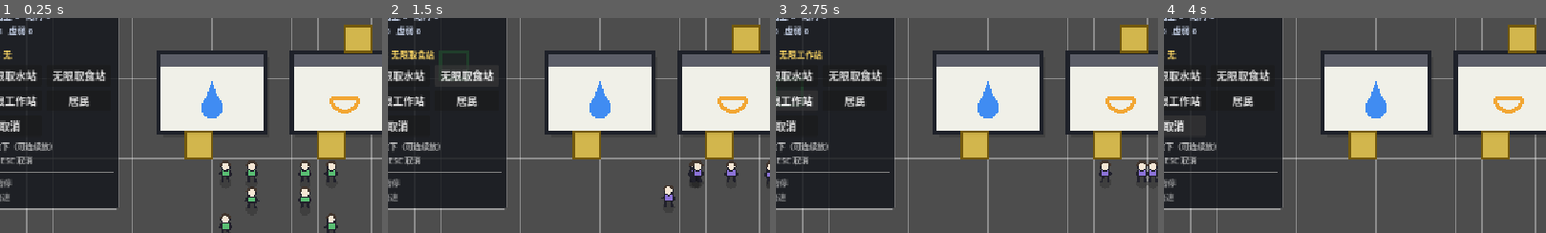
Above: before the commit, frames 1-4 (left to right).
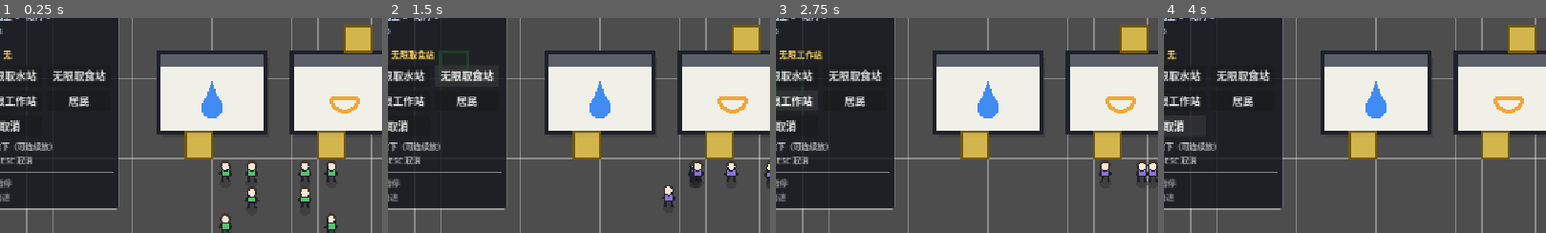
Above: after the commit, the same moments.

Repository: Boring-Coils/new-world
Game: Godot game, scene res://Scenes/TestScene.tscn
Same seed, same stepped clock (60 frames per second), same inputs: the game is played once before the commit and once after it.
Inputs:
- Up to frame 1 (0.25 s): no input
- Up to frame 2 (1.5 s): click "无限取水站" at 0.5 s; click "无限取食站" at 1.25 s
- Up to frame 3 (2.75 s): click "无限工作站" at 2 s
- Up to frame 4 (4 s): click "居民" at 2.75 s; click "取消" at 3.5 s
The pictures show only the part of the screen within x 5-55%, y 17-67%; the shares and areas given below are measured in that part.

The runs differ from the first frame. In frame 1, 0.2% of the frame differs, in the area x 2-9%, y 3-8%; in frame 2, 0.2%; in frame 3, 0.2%; in frame 4, 0.2%.

Commit message:
feat: 新增 buff 系统，虚弱状态改由 buff 管理
- BuffSystem 挂在 Human 场景下，按枚举映射表实例化/复用 buff 节点
- BuffBase 提供 apply/reapply/on_tick/on_remove 与倍率、行为闸门钩子
- 加三个测试 buff：疲劳（速度）、眩晕（禁工作）、口渴（每刻扣水）
- Human 不再自带 is_weak，虚弱的判断与效果交给 buff
- 居民统一用 Human.create() 创建，避免 Human.new() 建出没有子节点的居民

Diff:
--- a/Scenes/Human/Human.tscn
+++ b/Scenes/Human/Human.tscn
@@ -1,6 +1,10 @@
 [gd_scene format=3 uid="uid://ddist5l6hbkjy"]
 
 [ext_resource type="Script" uid="uid://gby7aaicdm6c" path="res://Scripts/Human/Human.gd" id="1_1mkh7"]
+[ext_resource type="Script" path="res://Scripts/Buff/BuffSystem.gd" id="2_bufsys"]
 
 [node name="HumanRoot" type="Node2D" unique_id=2135791647]
 script = ExtResource("1_1mkh7")
+
+[node name="BuffSystem" type="Node" parent="."]
+script = ExtResource("2_bufsys")
--- /dev/null
+++ b/Scripts/Buff/BuffBase.gd
@@ -0,0 +1,77 @@
+extends Node
+class_name BuffBase
+
+## 所有 buff 的基类。[br]
+## 新增一种 buff：继承本类 → 覆盖自己关心的钩子 → 在 [member BuffSystem.REGISTRY] 里登记脚本。[br]
+## [b]时长不归 buff 自己管[/b]：[member duration] 由 [BuffSystem] 每刻扣减，扣到 0 自动移除，[br]
+## 所以写 buff 的时候只关心「效果」和「到期时要不要收尾」，不用自己数刻。[br]
+## 所有影响居民的接口默认都是「不生效」：闸门返回 [code]true[/code]，倍率返回 [code]1.0[/code]。[br]
+## 只有确实要改的那一个才覆盖，这样 [BuffSystem] 汇总时不用按类型分支。
+
+## 这个 buff 的类型，由 [method setup] 写入
+var buff_type: GlobalEnum.BuffType = GlobalEnum.BuffType.FATIGUE
+
+## 挂在哪个居民身上，由 [method setup] 写入
+var human: Human = null
+
+## 剩余刻数。[br]
+## -1 表示永久 buff，不会被倒计时移除；[br]
+## 正数表示还能生效多少刻，每刻由 [BuffSystem] 扣 1。
+var duration: int = -1
+
+## 层数。重复添加时默认 +1，效果怎么随层数变化由各 buff 自己决定
+var stacks: int = 1
+
+
+## 由 [BuffSystem] 实例化后立刻调用，绑定类型和主人。[br]
+## 子类一般不用覆盖；要初始化自己的字段请覆盖 [method apply]。
+func setup(p_type: GlobalEnum.BuffType, p_human: Human) -> void:
+	buff_type = p_type
+	human = p_human
+	name = GlobalEnum.BuffType.keys()[p_type]
+
+
+## 第一次添加时调用，[param params] 是 [method BuffSystem.add_buff] 收到的参数字典。[br]
+## 时长要在这里写进 [member duration]，缺省值自己定；不写就是永久。
+func apply(_params: Dictionary) -> void:
+	pass
+
+
+## 已经存在时再次添加调用。[br]
+## 默认行为是「层数 +1，并且如果这次带了 duration 就把时长刷满」，[br]
+## 想让重复添加变成别的意思（比如只刷新时长、不叠层），覆盖它。
+func reapply(params: Dictionary) -> void:
+	stacks += 1
+	if params.has("duration"):
+		duration = int(params["duration"])
+
+
+## 每游戏刻调用一次。[br]
+## 需要按刻推进的状态放这里（持续掉血、读条、定期检查条件都算）。
+func on_tick() -> void:
+	pass
+
+
+## 移除前调用，用来收尾：把改过的状态复原、清掉目标、取消任务等
+func on_remove() -> void:
+	pass
+
+
+## 这个 buff 允不允许居民工作。默认允许，[BuffSystem] 把所有 buff 的结果取「与」
+func can_work() -> bool:
+	return true
+
+
+## 移动速度倍率。默认 1.0，[BuffSystem] 把所有 buff 的结果相乘
+func get_speed_multiplier() -> float:
+	return 1.0
+
+
+## 水 / 食物的消耗倍率。默认 1.0，[BuffSystem] 把所有 buff 的结果相乘
+func get_consume_multiplier() -> float:
+	return 1.0
+
+
+## 某类目标的决策权重倍率（0.0 = 完全不想去）。默认 1.0，[BuffSystem] 把所有 buff 的结果相乘
+func get_weight_multiplier(_goal: int) -> float:
+	return 1.0
--- /dev/null
+++ b/Scripts/Buff/BuffSystem.gd
@@ -0,0 +1,137 @@
+extends Node
+class_name BuffSystem
+
+## 每个居民身上挂一个，负责 buff 的「增删查」和「汇总」。[br]
+## 它自己不知道任何 buff 的具体逻辑：类型 → 脚本的对应关系全在 [member REGISTRY] 里，[br]
+## 效果一律问各个 buff，本类只做三件事：[br]
+## - 添加：没有就实例化，有就交给那个 buff 自己决定怎么叠（[method BuffBase.reapply]）[br]
+## - 倒计时：每刻扣 [member BuffBase.duration]，扣到 0 自动移除[br]
+## - 汇总：闸门取「与」、倍率相乘，供 [Human] 直接读[br]
+## 本节点必须是 [Human] 的直接子节点——[method add_buff] 靠 [method Node.get_parent] 找主人。
+
+## 类型 → buff 脚本的映射表。[br]
+## 新增 buff 时在这里加一行，脚本要求 [code]extends BuffBase[/code]。[br]
+## 映射不到会直接 push_error，不会静默失败（否则加了 buff 没效果最难查）。
+const REGISTRY: Dictionary = {
+	GlobalEnum.BuffType.FATIGUE: preload("res://Scripts/Buff/Types/Fatigue.gd"),
+	GlobalEnum.BuffType.STUN: preload("res://Scripts/Buff/Types/Stun.gd"),
+	GlobalEnum.BuffType.THIRST: preload("res://Scripts/Buff/Types/Thirst.gd"),
+}
+
+## 当前挂着的 buff，顺序就是添加顺序（同顺序参与每刻结算）
+var buffs: Array[BuffBase] = []
+
+
+## 添加一个 buff。[br]
+## [param params] 是可选的参数字典，键名由各个 buff 自己约定，[br]
+## 例如疲劳认 [code]duration[/code] / [code]intensity[/code]。[br]
+## 返回实际生效的那个 buff 节点：新建的和复用的都是它，方便测试时直接读状态。
+func add_buff(type: GlobalEnum.BuffType, params: Dictionary = {}) -> BuffBase:
+	var exist := get_buff(type)
+	if exist != null:
+		exist.reapply(params)
+		return exist
+
+	var script: Script = REGISTRY.get(type)
+	if script == null:
+		push_error("[BuffSystem] 没有登记 %s 的脚本，检查 GlobalEnum.BuffType 和 REGISTRY" % type)
+		return null
+
+	var buff := script.new() as BuffBase
+	if buff == null:
+		push_error("[BuffSystem] %s 的脚本没有 extends BuffBase" % type)
+		return null
+
+	var host := get_parent()
+	if not host is Human:
+		push_error("[BuffSystem] 父节点不是 Human，buff 没有效果")
+		buff.free()
+		return null
+
+	buff.setup(type, host)
+	add_child(buff)
+	buff.apply(params)
+	buffs.append(buff)
+	return buff
+
+
+## 移除一个 buff（不存在的类型直接忽略，不报错）
+func remove_buff(type: GlobalEnum.BuffType) -> void:
+	var buff := get_buff(type)
+	if buff == null:
+		return
+	buff.on_remove()
+	buffs.erase(buff)
+	buff.queue_free()
+
+
+## 清空所有 buff（换地图、重置居民时用）
+func clear_all() -> void:
+	for buff in buffs.duplicate():
+		remove_buff(buff.buff_type)
+
+
+## 有没有这个 buff
+func has_buff(type: GlobalEnum.BuffType) -> bool:
+	return get_buff(type) != null
+
+
+## 取出这个 buff，没有返回 null
+func get_buff(type: GlobalEnum.BuffType) -> BuffBase:
+	for buff in buffs:
+		if is_instance_valid(buff) and buff.buff_type == type:
+			return buff
+	return null
+
+
+## 每游戏刻由 [Human.on_tick] 调用：[br]
+## 先让每个 buff 自己推进一刻，再扣时长，扣到 0 的在这一刻结束后移除。[br]
+## 先 on_tick 再扣时长，是为了让 [code]duration = 30[/code] 的 buff 正好生效 30 刻，不多不少。
+func on_tick() -> void:
+	var expired: Array[BuffBase] = []
+	for buff in buffs:
+		if not is_instance_valid(buff):
+			continue
+		buff.on_tick()
+		if buff.duration > 0:
+			buff.duration -= 1
+			if buff.duration <= 0:
+				expired.append(buff)
+	for buff in expired:
+		print("[BUFF] %s 的 %s 到期" % [get_parent().name, GlobalEnum.BuffType.keys()[buff.buff_type]])
+		remove_buff(buff.buff_type)
+
+
+## 汇总：只要有一个 buff 说不能工作，就是不能工作
+func can_work() -> bool:
+	for buff in buffs:
+		if is_instance_valid(buff) and not buff.can_work():
+			return false
+	return true
+
+
+## 汇总：所有 buff 的速度倍率相乘
+func get_speed_multiplier() -> float:
+	var result := 1.0
+	for buff in buffs:
+		if is_instance_valid(buff):
+			result *= buff.get_speed_multiplier()
+	return result
+
+
+## 汇总：所有 buff 的消耗倍率相乘
+func get_consume_multiplier() -> float:
+	var result := 1.0
+	for buff in buffs:
+		if is_instance_valid(buff):
+			result *= buff.get_consume_multiplier()
+	return result
+
+
+## 汇总：所有 buff 对这类目标的权重倍率相乘
+func get_weight_multiplier(goal: int) -> float:
+	var result := 1.0
+	for buff in buffs:
+		if is_instance_valid(buff):
+			result *= buff.get_weight_multiplier(goal)
+	return result
--- /dev/null
+++ b/Scripts/Buff/Types/Fatigue.gd
@@ -0,0 +1,36 @@
+extends BuffBase
+class_name Fatigue
+
+## 疲劳：走得慢。[br]
+## 参数：[br]
+## - [code]duration[/code]：持续多少刻，缺省 [constant DEFAULT_DURATION][br]
+## - [code]intensity[/code]：每层减速比例，0.3 就是每层慢 30%，缺省 [constant DEFAULT_INTENSITY][br]
+## 可以叠加：两层 0.5 的疲劳 = 速度 ×0.0，会被 [constant MIN_SPEED_MULTIPLIER] 兜住，不至于原地卡死。
+
+## 没传 duration 时的持续刻数
+const DEFAULT_DURATION: int = 60
+
+## 没传 intensity 时每层的减速比例
+const DEFAULT_INTENSITY: float = 0.3
+
+## 速度倍率的保底值，避免叠太多层后完全走不动
+const MIN_SPEED_MULTIPLIER: float = 0.1
+
+## 每层减速比例
+var intensity: float = DEFAULT_INTENSITY
+
+
+func apply(params: Dictionary) -> void:
+	duration = int(params.get("duration", DEFAULT_DURATION))
+	intensity = clampf(float(params.get("intensity", DEFAULT_INTENSITY)), 0.0, 1.0)
+
+
+func reapply(params: Dictionary) -> void:
+	super.reapply(params)
+	# 重复添加时强度取更高的那个：累加太容易叠成 0，反而不如「取最强」直观
+	if params.has("intensity"):
+		intensity = maxf(intensity, clampf(float(params["intensity"]), 0.0, 1.0))
+
+
+func get_speed_multiplier() -> float:
+	return maxf(1.0 - intensity * float(stacks), MIN_SPEED_MULTIPLIER)
--- /dev/null
+++ b/Scripts/Buff/Types/Stun.gd
@@ -0,0 +1,40 @@
+extends BuffBase
+class_name Stun
+
+## 眩晕：不能工作，而且走得慢。[br]
+## 用来验证「行为闸门」这条链路：buff 不改居民的字段，只让 [method BuffBase.can_work] 返回 false，[br]
+## [Human] 决策时就用不到工作这个目标。[br]
+## 参数：[br]
+## - [code]duration[/code]：持续多少刻，缺省 [constant DEFAULT_DURATION][br]
+## - [code]slow[/code]：每层减速比例，缺省 [constant DEFAULT_SLOW]
+
+## 没传 duration 时的持续刻数
+const DEFAULT_DURATION: int = 30
+
+## 没传 slow 时每层的减速比例
+const DEFAULT_SLOW: float = 0.5
+
+## 速度倍率的保底值
+const MIN_SPEED_MULTIPLIER: float = 0.1
+
+## 每层减速比例
+var slow: float = DEFAULT_SLOW
+
+
+func apply(params: Dictionary) -> void:
+	duration = int(params.get("duration", DEFAULT_DURATION))
+	slow = clampf(float(params.get("slow", DEFAULT_SLOW)), 0.0, 1.0)
+
+
+func reapply(params: Dictionary) -> void:
+	super.reapply(params)
+	if params.has("slow"):
+		slow = maxf(slow, clampf(float(params["slow"]), 0.0, 1.0))
+
+
+func can_work() -> bool:
+	return false
+
+
+func get_speed_multiplier() -> float:
+	return maxf(1.0 - slow * float(stacks), MIN_SPEED_MULTIPLIER)
--- /dev/null
+++ b/Scripts/Buff/Types/Thirst.gd
@@ -0,0 +1,33 @@
+extends BuffBase
+class_name Thirst
+
+## 口渴：每刻额外扣水。用来验证 [method BuffBase.on_tick] 这条链路——[br]
+## 它不改任何倍率，纯粹靠在每刻多扣一点水来起作用。[br]
+## 参数：[br]
+## - [code]duration[/code]：持续多少刻，缺省 [constant DEFAULT_DURATION][br]
+## - [code]drain[/code]：每层每刻额外扣多少毫升，缺省 [constant DEFAULT_DRAIN]
+
+## 没传 duration 时的持续刻数
+const DEFAULT_DURATION: int = 40
+
+## 没传 drain 时每层每刻扣多少毫升
+const DEFAULT_DRAIN: float = 5.0
+
+## 每层每刻额外扣多少毫升
+var drain: float = DEFAULT_DRAIN
+
+## 这个 buff 累计扣掉了多少水（测试用，方便核对 on_tick 到底跑了几次）
+var drained_total: float = 0.0
+
+
+func apply(params: Dictionary) -> void:
+	duration = int(params.get("duration", DEFAULT_DURATION))
+	drain = float(params.get("drain", DEFAULT_DRAIN))
+
+
+func on_tick() -> void:
+	if human == null:
+		return
+	var amount := drain * float(stacks)
+	human.water -= amount
+	drained_total += amount
--- a/Scripts/Debug/PlacementController.gd
+++ b/Scripts/Debug/PlacementController.gd
@@ -174,7 +174,7 @@
 			notice.emit("这一格已经站了一个人了")
 			return false
 
-	var human := Human.new()
+	var human := Human.create()
 	human.name = "居民%d" % (TickManager.humans.size() + 1)
 	human.position = world.cell_to_world(cell)
 
--- a/Scripts/Enum/GlobalEnum.gd
+++ b/Scripts/Enum/GlobalEnum.gd
@@ -13,3 +13,12 @@
 	FOOD,## 取食站
 	WORK,## 工作站
 }
+
+## buff 类型。[br]
+## 新增一种 buff 要在这里加一项，再到 [member BuffSystem.REGISTRY] 里登记它的脚本，[br]
+## 漏了任何一处，[method BuffSystem.add_buff] 都会报「没有登记」。
+enum BuffType{
+	FATIGUE,## 疲劳：移动变慢，可叠加
+	STUN,## 眩晕：不能工作，移动变慢
+	THIRST,## 口渴：每刻额外扣水
+}
--- a/Scripts/Human/Human.gd
+++ b/Scripts/Human/Human.gd
@@ -9,7 +9,8 @@
 ## - 已经在去水 / 去食物的路上（移动或等待中）时，不改变目标[br]
 ## 权重用「还剩多少刻」而不是「还剩多少毫升」来算，这样儿童（日耗小）和成人[br]
 ## 会在各自「还剩同样久」的时候动身，不会因为总量一样就一起跑水站。[br]
-## 水或食物掉到 0 以下会进入虚弱状态，暂时只会停在原地。
+## 水或食物掉到 0 以下本身不会立刻发生什么——虚弱、受伤这类状态统一由 [BuffSystem] 管理，[br]
+## 本类只管「怎么走、怎么消耗、怎么决策」，具体状态效果一律问 [member buff_system]。
 
 ## 居民想干什么
 enum Goal {
@@ -83,8 +84,8 @@
 ## 还要在这个出入口等几刻
 var wait_left: int = 0
 
-## 是否虚弱
-var is_weak: bool = false
+## 挂在身上的状态效果，子节点，见 [BuffSystem]
+@onready var buff_system: BuffSystem = $BuffSystem
 
 ## 是否正在「被新建筑挤出来」，这段时间不做新决策
 var _is_relocating: bool = false
@@ -97,6 +98,13 @@
 
 ## 随机速度偏移（0.9~1.1），用于模拟不同居民的速度差异
 var _random_speed_offset: float = 1.0
+
+
+## 创建一个居民节点。[br]
+## 居民身上的子节点（比如 [BuffSystem]）都写在 Human.tscn 里，所以别直接 [code]Human.new()[/code]——[br]
+## 那样建出来的节点没有子节点，[member buff_system] 会是 null（踩过一次）。
+static func create() -> Human:
+	return load("res://Scenes/Human/Human.tscn").instantiate() as Human
 
 
 func _ready() -> void:
@@ -114,10 +122,18 @@
 func on_tick() -> void:
 	_tick_count += 1
 
+	# buff 先结算：它在这一刻造成的影响（额外掉水、状态推进）要在下面扣消耗和做决策之前生效
+	buff_system.on_tick()
+
+	# 正在上班 / 去上班的路上被 buff 禁了工作（比如刚眩晕）：立刻停下。
+	# 不能等到下一次决策——那要最多 DECISION_INTERVAL 刻，人会照常上完这一趟班
+	if goal == Goal.WORK and not buff_system.can_work():
+		if phase == Phase.INSIDE_WORK and target is WorkStation:
+			target.leave(self)
+			show()
+		_go_idle()
+
 	_consume()
-
-	if is_weak:
-		return
 
 	# 每个人的决策时刻错开：错相位后依然是每 5 刻一次
 	if (_tick_count + _decision_offset) % DECISION_INTERVAL == 0:
@@ -134,20 +150,11 @@
 # 消耗
 # ---------------------------------------------------------------------------
 
-## 每刻扣水扣食物
+## 每刻扣水扣食物，倍率由 buff 汇总（比如口渴会让水掉得更快）
 func _consume() -> void:
-	water -= get_daily_water() / float(TickManager.TICKS_PER_DAY)
-	food -= get_daily_food() / float(TickManager.TICKS_PER_DAY)
-
-	if not is_weak and (water < 0.0 or food < 0.0):
-		is_weak = true
-		goal = Goal.NONE
-		phase = Phase.IDLE
-		path.clear()
-		target = null
-		show()
-		push_warning("%s 进入虚弱状态（水 %.1f / 食物 %.1f）" % [name, water, food])
-		queue_redraw()
+	var consume_scale := buff_system.get_consume_multiplier()
+	water -= get_daily_water() / float(TickManager.TICKS_PER_DAY) * consume_scale
+	food -= get_daily_food() / float(TickManager.TICKS_PER_DAY) * consume_scale
 
 
 ## 每日耗水量（ml）
@@ -181,7 +188,7 @@
 			scale = CHILD_SPEED_SCALE
 		GlobalEnum.AgeStatus.OLD:
 			scale = OLD_SPEED_SCALE
-	return (WALK_CELLS_PER_DAY * scale / float(TickManager.TICKS_PER_DAY)) * _random_speed_offset
+	return (WALK_CELLS_PER_DAY * scale / float(TickManager.TICKS_PER_DAY)) * _random_speed_offset * buff_system.get_speed_multiplier()
 
 
 ## 按当前的消耗速度，这些水还能撑多少刻
@@ -200,9 +207,6 @@
 
 ## 比较三个权重，决定接下来干什么
 func _decide() -> void:
-	if is_weak:
-		return
-
 	# 正在被新建筑挤出来，先把路走完
 	if _is_relocating:
 		return
@@ -211,21 +215,32 @@
 	if goal in [Goal.WATER, Goal.FOOD] and phase in [Phase.MOVING, Phase.WAITING]:
 		return
 
-	# 权重 = (提前量刻数 × 工作权重) ÷ 还能撑几刻
+	# 权重 = (提前量刻数 × 工作权重) ÷ 还能撑几刻，最后再乘 buff 给的倍率
 	var urgent_ticks := URGENT_GAME_SECONDS / TickManager.GAME_SECONDS_PER_TICK
 	var weight_scale := urgent_ticks * WORK_WEIGHT
-	var water_weight := weight_scale / maxf(get_water_ticks_left(), 1.0)
-	var food_weight := weight_scale / maxf(get_food_ticks_left(), 1.0)
-
-	# 平手时优先级：水 > 食物 > 工作
-	var best_goal: Goal = Goal.WORK
-	var best_weight := WORK_WEIGHT
+	var water_weight := weight_scale / maxf(get_water_ticks_left(), 1.0) * buff_system.get_weight_multiplier(Goal.WATER)
+	var food_weight := weight_scale / maxf(get_food_ticks_left(), 1.0) * buff_system.get_weight_multiplier(Goal.FOOD)
+
+	# 平手时优先级：水 > 食物 > 工作；被 buff 禁掉的工作直接不参加比较
+	var best_goal: Goal = Goal.NONE
+	var best_weight := 0.0
+	if buff_system.can_work():
+		var work_weight := WORK_WEIGHT * buff_system.get_weight_multiplier(Goal.WORK)
+		if work_weight > best_weight:
+			best_weight = work_weight
+			best_goal = Goal.WORK
 	if water_weight > best_weight:
 		best_weight = water_weight
 		best_goal = Goal.WATER
 	if food_weight > best_weight:
 		best_goal = Goal.FOOD
 
+	# 一个都不想干（比如被 buff 全禁了）：原地待着，别硬塞一个目标
+	if best_goal == Goal.NONE:
+		if goal != Goal.NONE:
+			_go_idle()
+		return
+
 	if best_goal == goal:
 		return
 
@@ -234,6 +249,11 @@
 
 ## 开始执行新目标
 func _start_goal(new_goal: Goal) -> void:
+	# 被 buff 禁掉的目标不发车（决策那边已经跳过，这里兜底，防止别处直接调进来）
+	if new_goal == Goal.WORK and not buff_system.can_work():
+		_go_idle()
+		return
+
 	var type: GlobalEnum.BuildingType
 	match new_goal:
 		Goal.WATER:
@@ -328,8 +348,7 @@
 		position = world.cell_to_world(target_cell)
 		_is_relocating = false
 		_go_idle()
-		if not is_weak:
-			_decide()
+		_decide()
 		return
 
 	goal = Goal.NONE
@@ -377,8 +396,7 @@
 		phase = Phase.IDLE
 		goal = Goal.NONE
 		queue_redraw()
-		if not is_weak:
-			_decide()
+		_decide()
 		return
 
 	phase = Phase.WAITING
@@ -418,8 +436,7 @@
 	# 补给完了，马上重新决策一次，不干等下一个 5 刻
 	target = null
 	_go_idle()
-	if not is_weak:
-		_decide()
+	_decide()
 
 
 # ---------------------------------------------------------------------------
@@ -452,8 +469,6 @@
 
 ## 衣服颜色 = 当前状态
 func _get_outfit_color() -> Color:
-	if is_weak:
-		return Color(0.45, 0.45, 0.45)  # 虚弱：灰
 	match goal:
 		Goal.WATER:
 			return Color(0.30, 0.65, 0.95)  # 去取水：蓝
--- a/Scripts/TestScene.gd
+++ b/Scripts/TestScene.gd
@@ -35,6 +35,23 @@
 
 ## 调试用：启动后自动放一套建筑和居民，验证放置链路
 var _autoplace: bool = false
+
+## 调试用：buff 自检，跑到几个固定刻数时加 buff 并打印期望值对照（--bufftest）
+var _bufftest: bool = false
+
+## 调试用：buff 自检的阶段性标记
+var _buff_applied: bool = false
+var _buff_expiry_checked: bool = false
+var _buff_final_checked: bool = false
+
+## 调试用：口渴 buff 的引用，用来在它被移除后还能读到累积扣水量
+var _thirst_buff: Thirst = null
+
+## 调试用：口渴 buff 最后一次读到的累计扣水量
+var _thirst_total: float = 0.0
+
+## 调试用：眩晕期间有没有人还跑去上班（应该始终 false）
+var _buff_stun_violation: bool = false
 
 
 func _ready() -> void:
@@ -96,7 +113,7 @@
 	var used_cells: Array[Vector2i] = []
 
 	for i in range(HUMAN_COUNT):
-		var human := Human.new()
+		var human := Human.create()
 		human.name = "居民%d" % (i + 1)
 
 		# 一人一格，避免两个人叠在同一个位置（画面上会「少人」）
@@ -152,6 +169,8 @@
 			_shot_path = arg.trim_prefix("--shot=")
 		elif arg == "--autoplace":
 			_autoplace = true
+		elif arg == "--bufftest":
+			_bufftest = true
 		elif arg.begins_with("--ghost="):
 			# 调试用：把放置预览钉在某一格，方便截图（参数形如 --ghost=477,500）
 			var parts := arg.trim_prefix("--ghost=").split(",")
@@ -215,7 +234,6 @@
 
 	var day := TickManager.get_day()
 	var tick := TickManager.get_tick_of_day()
-	var weak := 0
 	var at_water := 0
 	var at_food := 0
 	var going_work := 0
@@ -225,9 +243,7 @@
 	for h in TickManager.humans:
 		if not is_instance_valid(h):
 			continue
-		if h.is_weak:
-			weak += 1
-		elif h.phase == Human.Phase.INSIDE_WORK:
+		if h.phase == Human.Phase.INSIDE_WORK:
 			# 已经进门了，模型是隐藏的，单独列出来
 			inside_work += 1
 		elif h.goal == Human.Goal.WATER:
@@ -239,11 +255,13 @@
 		else:
 			idle += 1
 
-	_debug_ui.set_stats("第 %d 天 第 %d 刻\n取水 %d   取食 %d\n上班路上 %d   站内 %d\n空闲 %d   虚弱 %d" % [
-		day, tick, at_water, at_food, going_work, inside_work, idle, weak
+	_debug_ui.set_stats("第 %d 天 第 %d 刻\n取水 %d   取食 %d\n上班路上 %d   站内 %d\n空闲 %d" % [
+		day, tick, at_water, at_food, going_work, inside_work, idle
 	])
 
 	# 调试模式：定期打印一份，跑满 _max_ticks 刻就退出
+	_run_buff_test()
+
 	var ready_for_shot := TickManager.total_ticks >= 12
 	if _placer != null and _placer.debug_hover_cell.x >= 0 and TickManager.total_ticks >= 10:
 		ready_for_shot = true
@@ -255,13 +273,13 @@
 		return
 	if TickManager.total_ticks - _last_report_tick >= 100:
 		_last_report_tick = TickManager.total_ticks
-		var line := "[SIM] tick=%d 取水%d 取食%d 上班%d 站内%d 空闲%d 虚弱%d |" % [
-			TickManager.total_ticks, at_water, at_food, going_work, inside_work, idle, weak
+		var line := "[SIM] tick=%d 取水%d 取食%d 上班%d 站内%d 空闲%d |" % [
+			TickManager.total_ticks, at_water, at_food, going_work, inside_work, idle
 		]
 		for h in TickManager.humans:
 			if not is_instance_valid(h):
 				continue
-			line += " %s(水%.0f,食%.0f,%s/%s,格%s,路%d)%s" % [
+			line += " %s(水%.0f,食%.0f,%s/%s,格%s,路%d)" % [
 				h.name,
 				h.water,
 				h.food,
@@ -269,7 +287,6 @@
 				Human.Phase.keys()[h.phase],
 				WorldGridGlobal.world.world_to_cell(h.position),
 				h.path.size(),
-				"虚弱" if h.is_weak else "",
 			]
 		print(line)
 
@@ -304,3 +321,91 @@
 			_:
 				return
 		print("[SIM] 倍速 x%.0f" % TickManager.speed_multiplier)
+
+
+# ---------------------------------------------------------------------------
+# buff 自检（--bufftest，测完连同下面几个函数一起删）
+# ---------------------------------------------------------------------------
+
+## 取第几个居民，越界返回 null
+func _get_human(index: int) -> Human:
+	if index < 0 or index >= TickManager.humans.size():
+		return null
+	var h := TickManager.humans[index]
+	if not is_instance_valid(h):
+		return null
+	return h
+
+
+## buff 自检：加三种 buff，在三个时间点打印「期望 vs 实际」。[br]
+## 用法：[code]-- --speed=20 --bufftest --max-ticks=140[/code][br]
+## 覆盖四件事：数值倍率（疲劳）、行为闸门（眩晕）、每刻逻辑（口渴）、重复添加与自动到期。[br]
+## 速度那里用「反推随机偏移」来验倍率：居民 1 是儿童，基础速度算得出来，[br]
+## 反推值落回 0.9~1.1 就说明倍率确实乘上去了。
+func _run_buff_test() -> void:
+	if not _bufftest:
+		return
+	var tick := TickManager.total_ticks
+
+	# 口渴到期那一刻节点就被移除了，先趁它还活着把累计值抄出来
+	if _thirst_buff != null and is_instance_valid(_thirst_buff):
+		_thirst_total = _thirst_buff.drained_total
+
+	# 眩晕期间不该出现「去上班」这个目标
+	if _buff_applied:
+		var watched := _get_human(1)
+		if watched != null and watched.goal == Human.Goal.WORK:
+			_buff_stun_violation = true
+
+	if not _buff_applied and tick >= 10:
+		_buff_applied = true
+		var tired := _get_human(0)
+		var stunned := _get_human(1)
+		var thirsty := _get_human(2)
+		if tired == null or stunned == null or thirsty == null:
+			print("[BUFF] 居民数量不足，跳过自检")
+			return
+
+		# 疲劳加两次：第一次新建，第二次走 reapply（层数 +1、时长刷满）
+		tired.buff_system.add_buff(GlobalEnum.BuffType.FATIGUE, {"duration": 120, "intensity": 0.5})
+		var fatigue := tired.buff_system.add_buff(GlobalEnum.BuffType.FATIGUE, {"duration": 120, "intensity": 0.5})
+		stunned.buff_system.add_buff(GlobalEnum.BuffType.STUN, {"duration": 120})
+		_thirst_buff = thirsty.buff_system.add_buff(GlobalEnum.BuffType.THIRST, {"duration": 40, "drain": 5.0}) as Thirst
+
+		print("[BUFF] 疲劳 层数=%d（期望 2）速度倍率=%.2f（期望 0.10）" % [
+			fatigue.stacks, tired.buff_system.get_speed_multiplier()
+		])
+		print("[BUFF] 眩晕 can_work=%s（期望 false）速度倍率=%.2f（期望 0.50）" % [
+			stunned.buff_system.can_work(), stunned.buff_system.get_speed_multiplier()
+		])
+		print("[BUFF] 口渴 每刻扣水=%.1f（期望 5.0）时长=%d（期望 40）" % [
+			_thirst_buff.drain, _thirst_buff.duration
+		])
+
+	if _buff_applied and not _buff_expiry_checked and tick >= 60:
+		_buff_expiry_checked = true
+		var thirsty := _get_human(2)
+		print("[BUFF] 口渴已自动移除=%s（期望 true）累计额外扣水=%.1f（期望 200.0）" % [
+			not thirsty.buff_system.has_buff(GlobalEnum.BuffType.THIRST), _thirst_total
+		])
+
+	if _buff_applied and not _buff_final_checked and tick >= 100:
+		_buff_final_checked = true
+		var tired := _get_human(0)
+		var stunned := _get_human(1)
+		var normal := _get_human(3)
+		var base_child := Human.WALK_CELLS_PER_DAY * Human.CHILD_SPEED_SCALE / float(TickManager.TICKS_PER_DAY)
+		var tired_speed := tired.get_speed_cells_per_tick()
+		var normal_speed := normal.get_speed_cells_per_tick()
+
+		print("[BUFF] 疲劳仍在=%s 眩晕仍在=%s（都期望 true）" % [
+			tired.buff_system.has_buff(GlobalEnum.BuffType.FATIGUE),
+			stunned.buff_system.has_buff(GlobalEnum.BuffType.STUN),
+		])
+		print("[BUFF] 每刻格数 居民1(疲劳×2)=%.4f 反推随机偏移=%.3f（应 0.900~1.100）" % [
+			tired_speed, tired_speed / (base_child * 0.1)
+		])
+		print("[BUFF] 每刻格数 居民4(无buff)=%.4f 反推随机偏移=%.3f（应 0.900~1.100）" % [
+			normal_speed, normal_speed / base_child
+		])
+		print("[BUFF] 眩晕期间跑去上班=%s（期望 false）" % _buff_stun_violation)
Not shown, added: Scripts/Buff/BuffBase.gd.uid
Not shown, added: Scripts/Buff/BuffSystem.gd.uid
Not shown, added: Scripts/Buff/Types/Fatigue.gd.uid
Not shown, added: Scripts/Buff/Types/Stun.gd.uid
Not shown, added: Scripts/Buff/Types/Thirst.gd.uid
